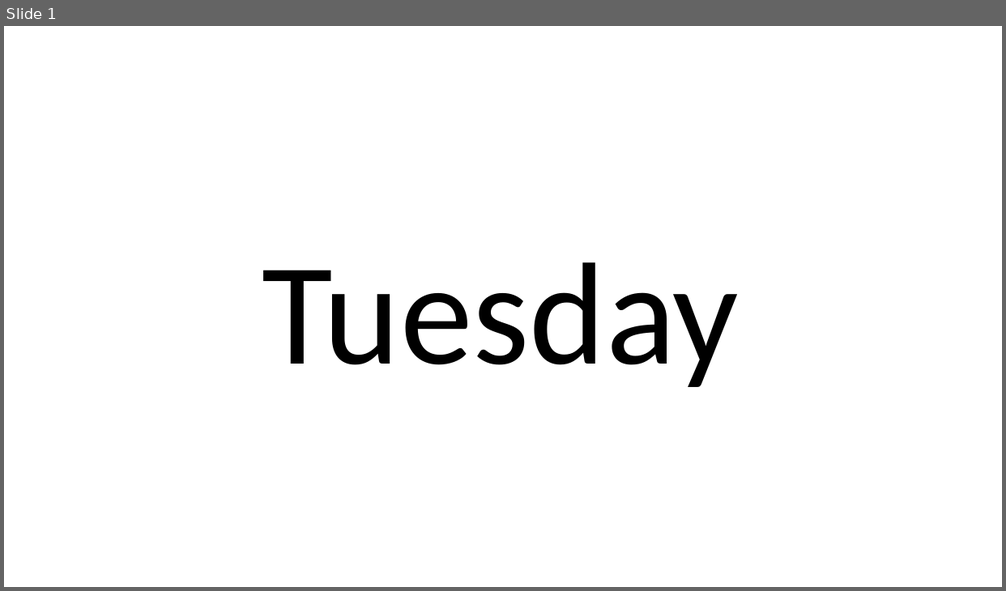
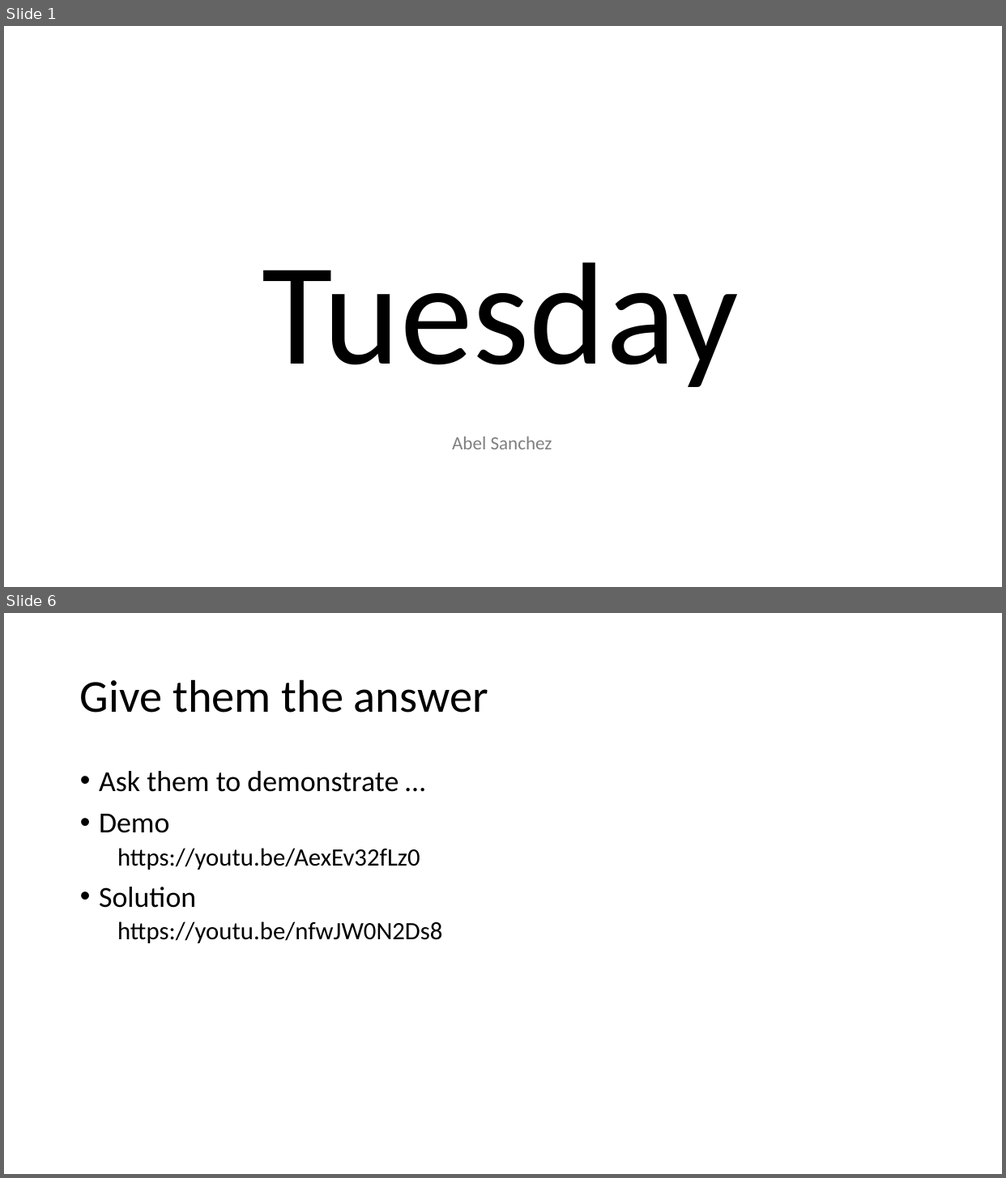
Before and after one commit to heaps/workshop, a slide deck: 02_tuesday/tuesday.pptx. Shown one above the other, each under a label of ours: slide 1 before the commit, slides 1 and 6 after it; the slides between them are not shown. The pictures are 1006x591 and 1006x1178 pixels, drawn with LibreOffice and Linux fonts; fonts in the diff are those of the drawing. Boxes give left, top, right and bottom in pixels: in the first picture for what was removed or moved away, otherwise in the second. Text is boxed around its words. In the diff, an @@ line names an element or a change of style, - is before the commit and + after.

```diff
--- a/02_tuesday/tuesday.pptx
+++ b/02_tuesday/tuesday.pptx
@@ slide 6 added at (4, 613, 1002, 1174), background #FFFFFF @@
@@ title added at (80, 679, 488, 713), 44 pt, text #000000 @@
+Give them the answer
@@ text added at (99, 771, 442, 943), 24 pt, text #000000 @@
+• Ask them to demonstrate …
+• Demo
+  https://youtu.be/AexEv32fLz0
+• Solution
+  https://youtu.be/nfwJW0N2Ds8
@@ slide 1 changed as well @@
@@ text added at (452, 437, 552, 450), 18 pt, text #808080 @@
+Abel Sanchez
```
Also in this commit, not shown: 28 other slides added, 16 other files.
